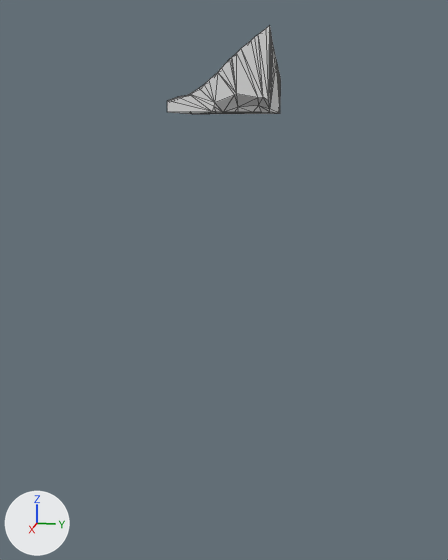
The glTF model assets/terrain/surface_pieces/surf_33_6.glb, before and after one commit.
One viewpoint serves both versions: a 50 mm lens placed at (90.5, 83.9, -5.7), pointed at (56.9, 77.2, -14.1). Every picture has the same lights, and +X, +Y and +Z are marked at lower left. The first picture is the older version. Mesh edges are drawn as thin lines. Where no turn or scale is listed for an object, it has been applied to the vertices.

In view in the first picture: 'geometry_0'.
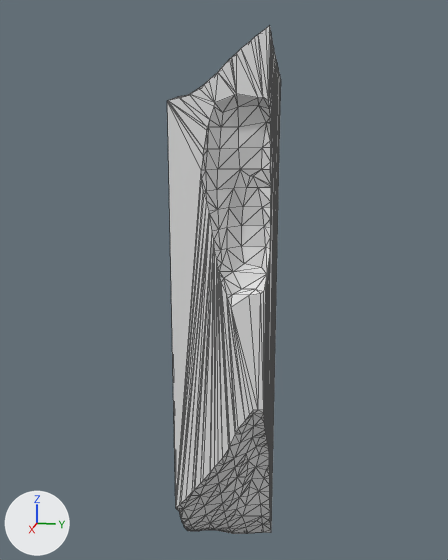
What the commit changed:
me_geometry_0 is used by ob_geometry_0; location (0.0, 0.0, 0.0).
me_geometry_0 had 119 vertices, 234 faces and spanned x 55.0..60.0, y 75.0..80.0, z -5.0..-1.15.
me_geometry_0 now has 376 vertices, 748 faces and spans x 55.0..60.0, y 75.0..80.0, z -31.95..-1.15.
me_geometry_0 part 1: 13 vertices removed from x 55.0..60.0, y 75.0..80.0, z -5.0; 270 vertices added at x 55.0..60.0, y 75.0..80.0, z -31.95..-5.02.

Boxes (x1, y1, x2, y2) around the edits, measured in the pictures (448 x 560 px):
'geometry_0', reshaped (472% taller)
    before: (167, 26, 281, 114)
    after: (167, 26, 281, 534)
part 1 of me_geometry_0, built on
    before: (167, 61, 281, 114)
    after: (167, 61, 281, 534)
